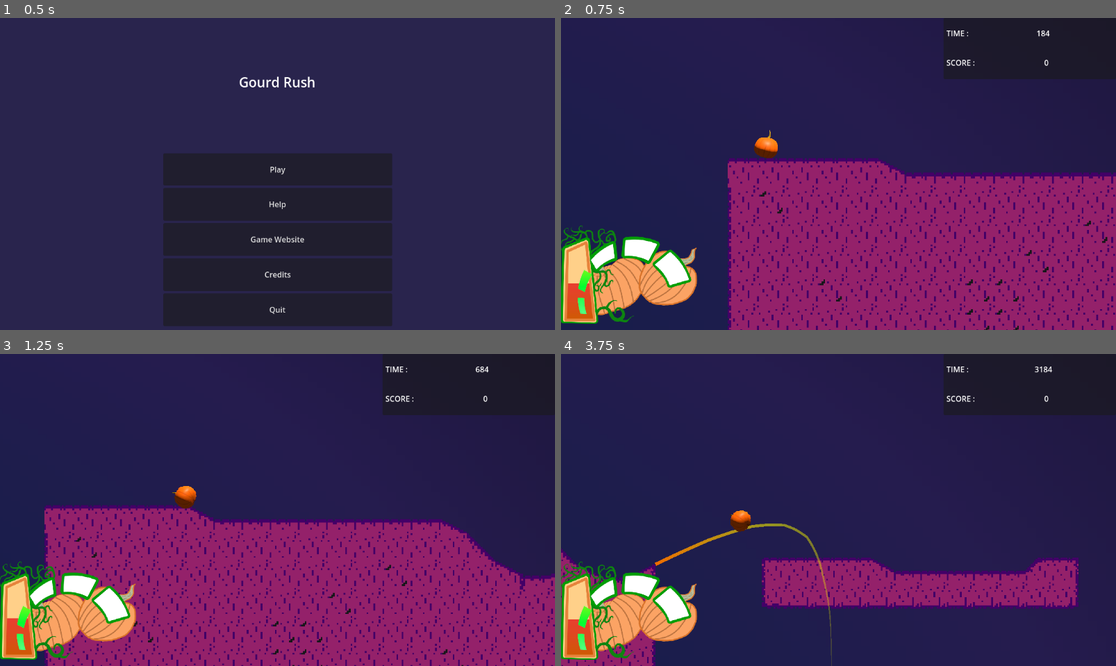
Above: before the commit, frames 1-4 (two rows, left to right).
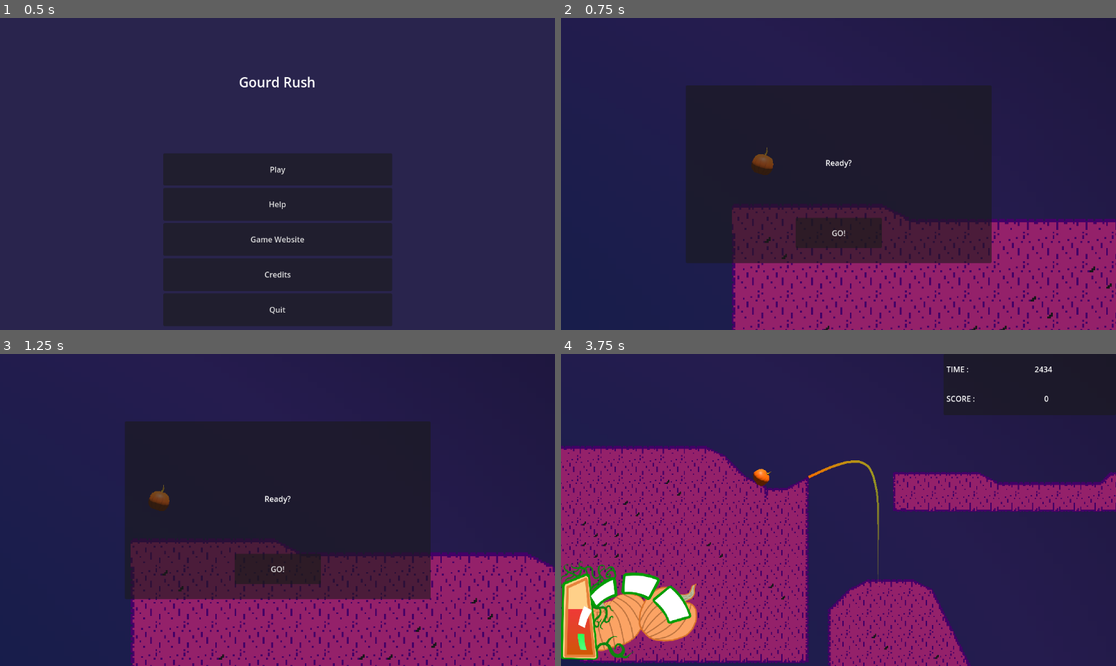
Above: after the commit, the same moments.

Repository: LettucePie/gwj-62-harvest
Game: Godot game, scene res://Play.tscn
Same seed, same stepped clock (60 frames per second), same inputs: the game is played once before the commit and once after it.
Inputs (mouse positions are in pixels of both pictures, inside the frame that each line leads up to):
- Up to frame 1 (0.5 s): no input
- Up to frame 2 (0.75 s): click "Play" at 0.5 s
- Up to frame 3 (1.25 s): no input
- Up to frame 4 (3.75 s): click (838, 569) at 1.25 s, where only the run after the commit has a clickable "GO!"; hold Up (ui_up) 2.03-2.78 s; hold Down (ui_down) 2.78-3.53 s; hold Up (ui_up) from 3.53 s (still down)

Frame 1 is identical in both runs. In frame 2, 48% of the frame differs, in the area x 0-100%, y 0-100%; in frame 3, 51%; in frame 4, 38%.

Commit message:
Added Ready screen

Diff:
--- a/gameplay/player_follow.gd
+++ b/gameplay/player_follow.gd
@@ -255,6 +255,8 @@
 			soar_death_timer = time + 100
 		elif soar_death_set and time >= soar_death_timer:
 			emit_signal("dead")
+			progress = 0.0
+			finished = true
 
 
 func slam_down():
--- a/levels/level_1.tscn
+++ b/levels/level_1.tscn
@@ -1,12 +1,19 @@
-[gd_scene load_steps=3 format=3 uid="uid://dqfqc1g82b7hh"]
+[gd_scene load_steps=4 format=3 uid="uid://dqfqc1g82b7hh"]
 
+[ext_resource type="Script" path="res://levels/level_manager.gd" id="1_j08pn"]
 [ext_resource type="PackedScene" uid="uid://camrsd16j3ihy" path="res://levels/stage_1.tscn" id="1_nejat"]
 [ext_resource type="PackedScene" uid="uid://bvdj1sdrxhikw" path="res://menus/gui.tscn" id="3_k315o"]
 
-[node name="level_1" type="Node"]
+[node name="level_1" type="Node" node_paths=PackedStringArray("stage", "gui")]
+script = ExtResource("1_j08pn")
+stage = NodePath("stage_1")
+gui = NodePath("CanvasLayer/gui")
 
 [node name="stage_1" parent="." instance=ExtResource("1_nejat")]
 
 [node name="CanvasLayer" type="CanvasLayer" parent="."]
 
 [node name="gui" parent="CanvasLayer" instance=ExtResource("3_k315o")]
+
+[connection signal="reset_stage" from="stage_1" to="." method="ready_play"]
+[connection signal="player_start" from="CanvasLayer/gui" to="." method="start_play"]
--- /dev/null
+++ b/levels/level_manager.gd
@@ -0,0 +1,27 @@
+extends Node
+
+class_name Level
+
+@export var stage : Stage
+@export var gui : GUI
+
+# Called when the node enters the scene tree for the first time.
+func _ready():
+	if stage == null or gui == null:
+		print("FIX THIS ERROR")
+	ready_play()
+
+
+func ready_play():
+	gui.ready_mode()
+#	stage.player_dead()
+
+
+func start_play():
+	gui.play_mode()
+	stage.start_stage()
+
+
+# Called every frame. 'delta' is the elapsed time since the previous frame.
+func _process(delta):
+	pass
--- a/levels/stage.gd
+++ b/levels/stage.gd
@@ -1,6 +1,8 @@
 extends Node2D
 
 class_name Stage
+
+signal reset_stage()
 
 @export var stage_name : String = "Level"
 @export var endless_mode : bool = false
@@ -59,20 +61,28 @@
 	player.connect("dead", player_dead)
 	player.connect("collect", player_collect)
 	player.connect("goal_reached", player_finish)
+
+
+func start_stage():
 	start_time = Time.get_ticks_msec()
 	player.startup(checkpoint.position)
 
 
 func player_dead():
 	print("Player Dead, resetting at checkpoint")
+	if player.get_parent() != self:
+		player.get_parent().remove_child(player)
+		add_child(player)
 	player.position = checkpoint.position
 	score = 0
 	if collected_items.size() > 0:
 		for item in collected_items:
 			item.visible = true
 	collected_items.clear()
-	start_time = Time.get_ticks_msec()
-	player.call_deferred("startup", checkpoint.position)
+	player_vis._on_player_follow_slam()
+	emit_signal("reset_stage")
+#	start_time = Time.get_ticks_msec()
+#	player.call_deferred("startup", checkpoint.position)
 
 
 func player_collect(item):
--- a/menus/gui.gd
+++ b/menus/gui.gd
@@ -1,10 +1,13 @@
 extends Control
 
+class_name GUI
+
+signal player_start()
 
 var stage : Stage
 var player : Player
 
-var playing : bool = true
+var playing : bool = false
 var speedometer : Array = [10, 25, 45, 75, 100]
 
 func _ready():
@@ -12,6 +15,30 @@
 	$ready_panel.hide()
 	stage = get_tree().get_nodes_in_group("stage")[0]
 	player = get_tree().get_nodes_in_group("player")[0]
+
+
+func ready_mode():
+	$Panel.hide()
+	$TextureRect.hide()
+	$results_panel.hide()
+	$ready_panel.show()
+	playing = false
+
+
+func play_mode():
+	$Panel.show()
+	$TextureRect.show()
+	$results_panel.hide()
+	$ready_panel.hide()
+	playing = true
+
+
+func result_mode():
+	$Panel.hide()
+	$TextureRect.hide()
+	$results_panel.show()
+	$ready_panel.hide()
+	playing = false
 
 
 func _process(delta):
@@ -32,3 +59,9 @@
 #	$Panel/VBoxContainer/speed_stage/stage.text = str(player.speed_stage)
 #	$Panel/VBoxContainer/travel_dist/travel.text = str(stage.travel)
 #	$Panel/VBoxContainer/score_total/score.text = str(stage.score)
+
+
+func _on_start_button_pressed():
+	print("Start Button")
+	emit_signal("player_start")
+#	play_mode()
--- a/menus/gui.tscn
+++ b/menus/gui.tscn
@@ -218,6 +218,48 @@
 text = "Cool!"
 
 [node name="ready_panel" type="Panel" parent="."]
-layout_mode = 0
-offset_right = 40.0
-offset_bottom = 40.0
+layout_mode = 1
+anchors_preset = -1
+anchor_left = 0.224
+anchor_top = 0.215
+anchor_right = 0.776
+anchor_bottom = 0.785
+offset_left = 0.451996
+offset_top = 0.179993
+offset_right = -0.452026
+offset_bottom = -0.180023
+grow_horizontal = 2
+grow_vertical = 2
+
+[node name="Label" type="Label" parent="ready_panel"]
+layout_mode = 1
+anchors_preset = -1
+anchor_left = 0.205
+anchor_top = 0.404
+anchor_right = 0.795
+anchor_bottom = 0.596
+offset_left = -0.175003
+offset_top = -0.076004
+offset_right = 0.174988
+offset_bottom = 0.0759888
+grow_horizontal = 2
+grow_vertical = 2
+text = "Ready?"
+horizontal_alignment = 1
+
+[node name="start_button" type="Button" parent="ready_panel"]
+layout_mode = 1
+anchors_preset = -1
+anchor_left = 0.359
+anchor_top = 0.744
+anchor_right = 0.641
+anchor_bottom = 0.915
+offset_left = 0.0349884
+offset_top = -0.0360107
+offset_right = -0.0350342
+offset_bottom = -0.13501
+grow_horizontal = 2
+grow_vertical = 0
+text = "GO!"
+
+[connection signal="pressed" from="ready_panel/start_button" to="." method="_on_start_button_pressed"]
